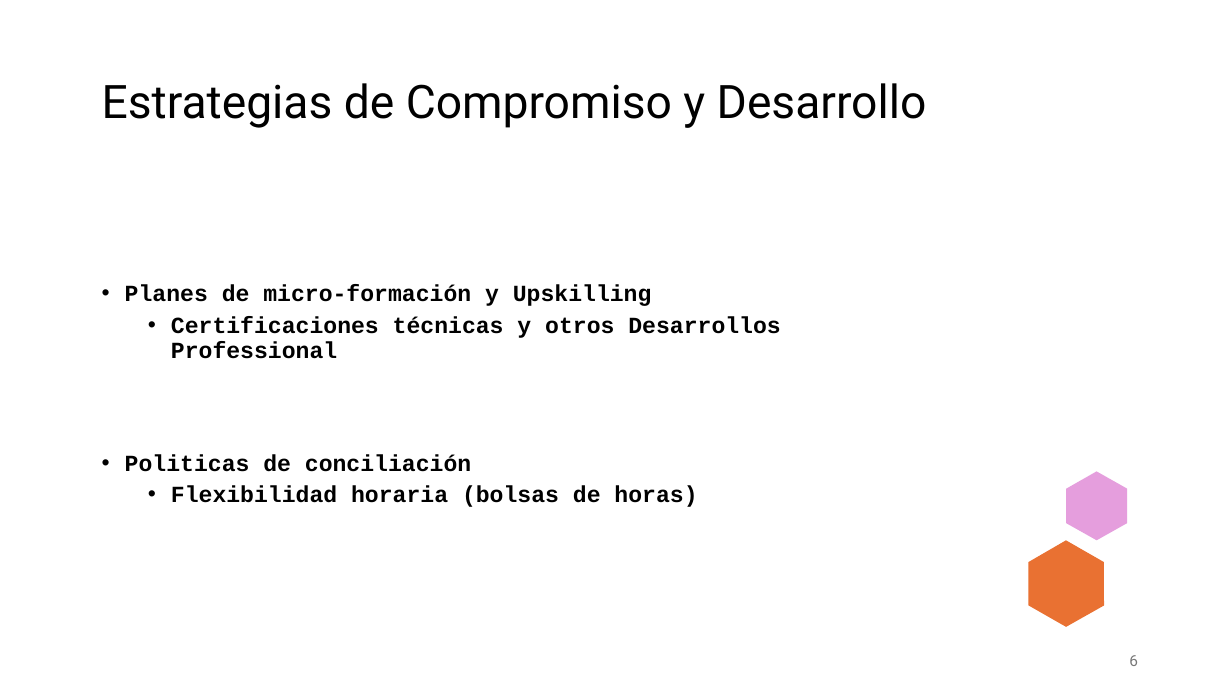
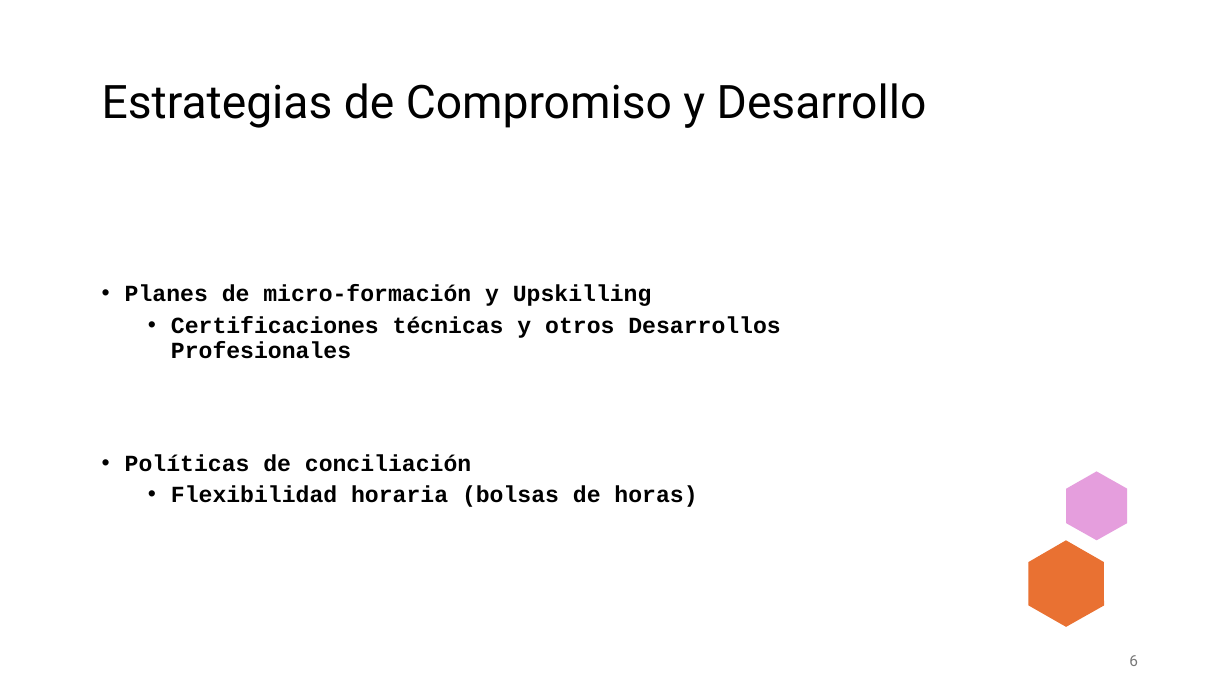
Before and after one commit to ITACADEMYprojectes/ProjecteData, a slide deck: slide 6 of Equip_28/Results/Analisis_PAP_and_ABL_RapidExpres.pptx. Drawn at 1232x693 pixels with LibreOffice and Linux fonts; fonts in the diff are those of the drawing. Boxes give left, top, right and bottom in pixels: in the first picture for what was removed or moved away, otherwise in the second. Text is boxed around its words. In the diff, an @@ line names an element or a change of style, - is before the commit and + after.

```diff
--- a/Equip_28/Results/Analisis_PAP_and_ABL_RapidExpres.pptx
+++ b/Equip_28/Results/Analisis_PAP_and_ABL_RapidExpres.pptx
@@ text at box(125, 316, 780, 472): text changed @@
-  • Certificaciones técnicas y otros Desarrollos Professional
-• Politicas de conciliación
+  • Certificaciones técnicas y otros Desarrollos Profesionales
+• Políticas de conciliación
```
Also in this commit, not shown: 3 other slides changed, 2 other files.
